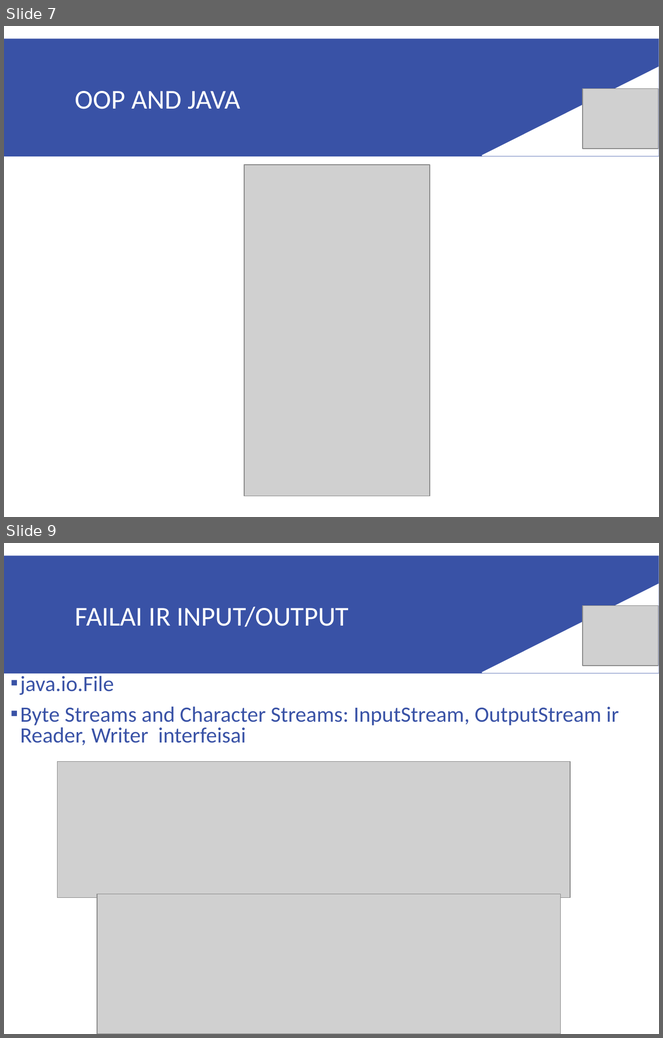
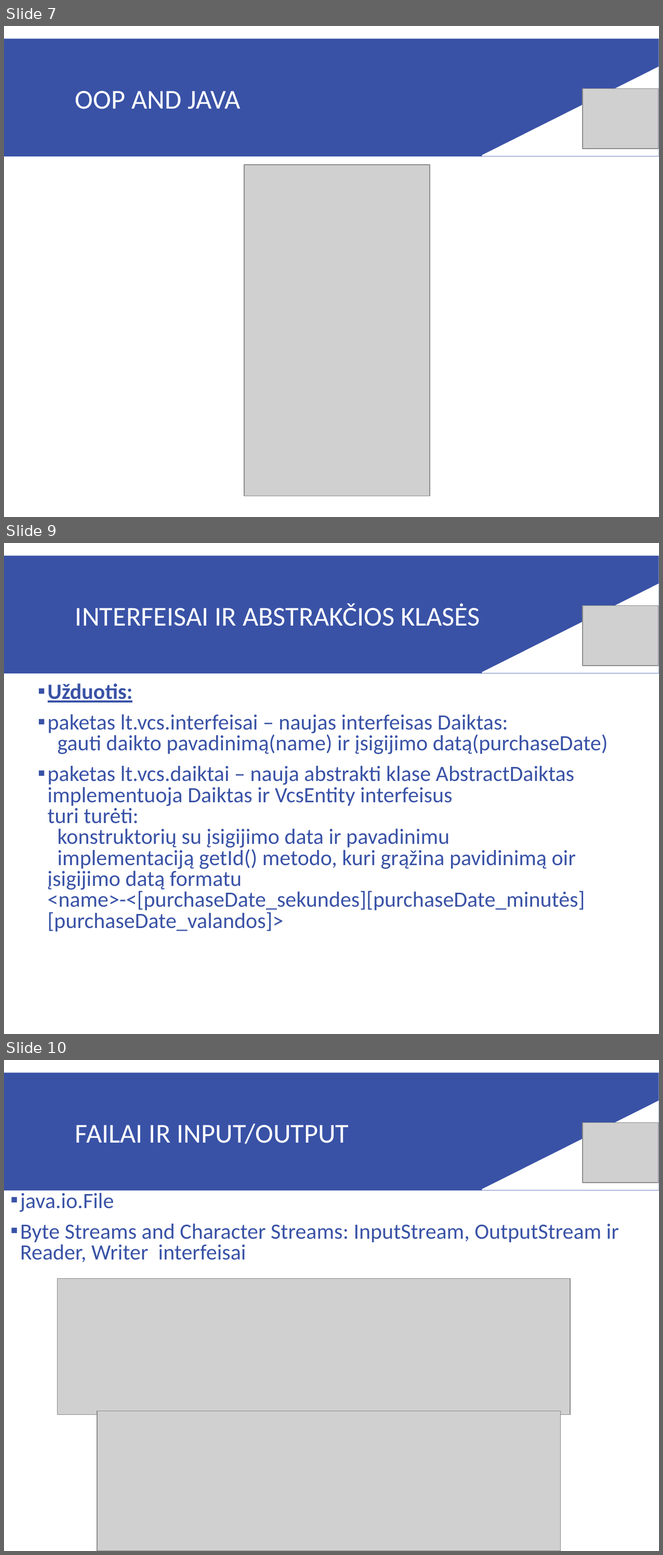
Before and after one commit to raimis-vcs/2016.09.26, a slide deck: paskaituSkaidres/5-7paskaita.ppt. Shown one above the other, each under a label of ours: slides 7 and 9 before the commit, slides 7, 9 and 10 after it; the slides between them are not shown. The pictures are 663x1038 and 663x1555 pixels, drawn with LibreOffice and Linux fonts; fonts in the diff are those of the drawing; grey boxes stand for pictures. Boxes give left, top, right and bottom in pixels: in the first picture for what was removed or moved away, otherwise in the second. Text is boxed around its words. In the diff, an @@ line names an element or a change of style, - is before the commit and + after.

```diff
--- a/paskaituSkaidres/5-7paskaita.ppt
+++ b/paskaituSkaidres/5-7paskaita.ppt
@@ slide 9 added at (4,543,659,1034), background #FFFFFF; not listed: 1 template element that a slide beside it also shows @@
@@ right triangle added at (482,584,659,672), fill #FFFFFF, outline #FFFFFF 0.99 pt @@
@@ title added at (75,603,480,626), 30 pt, text #FFFFFF @@
+INTERFEISAI IR ABSTRAKČIOS KLASĖS
@@ picture added at (583,606,658,666) @@
@@ text added at (48,683,608,932), 24 pt, text #3952A6 @@
+▪ Užduotis:
+▪ paketas lt.vcs.interfeisai – naujas interfeisas Daiktas:
+  gauti daikto pavadinimą(name) ir įsigijimo datą(purchaseDate)
+▪ paketas lt.vcs.daiktai – nauja abstrakti klase AbstractDaiktas
+  implementuoja Daiktas ir VcsEntity interfeisus
+  turi turėti:
+  konstruktorių su įsigijimo data ir pavadinimu
+  implementaciją getId() metodo, kuri grąžina pavidinimą oir įsigijimo datą formatu
+  <name>-<[purchaseDate_sekundes][purchaseDate_minutės][purchaseDate_valandos]>
@@ what was slide 9 is now slide 10 @@
```
Also in this commit, not shown: 2 slides changed, 10 other files.
